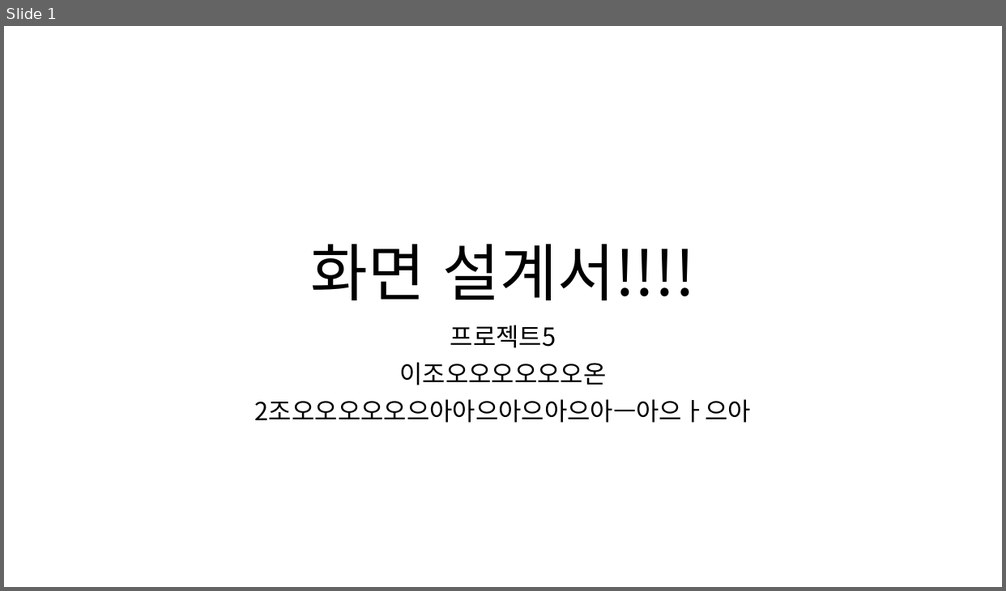
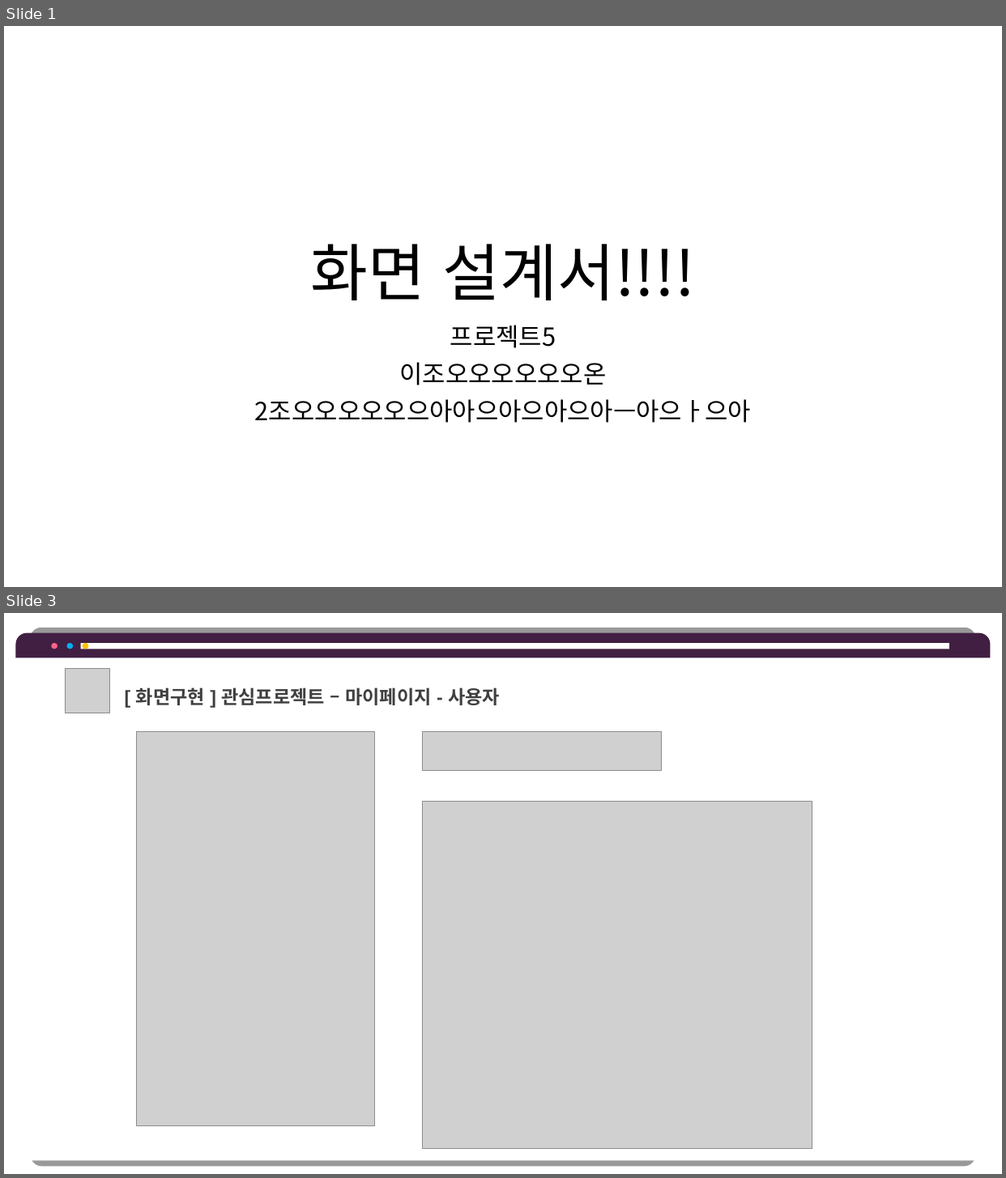
Before and after one commit to hhsw07/ezen-academy-projects, a slide deck: 0 발표용 파워포인트/0522 3차발표/0522 project06 - 파워포인트 - 서희.pptx. Shown one above the other, each under a label of ours: slide 1 before the commit, slides 1 and 3 after it; the slides between them are not shown. The pictures are 1006x591 and 1006x1178 pixels, drawn with LibreOffice and Linux fonts; fonts in the diff are those of the drawing; grey boxes stand for pictures. Boxes give left, top, right and bottom in pixels: in the first picture for what was removed or moved away, otherwise in the second. Text is boxed around its words. In the diff, an @@ line names an element or a change of style, - is before the commit and + after.

Commit message:
ddd

```diff
--- a/0 발표용 파워포인트/0522 3차발표/0522 project06 - 파워포인트 - 서희.pptx
+++ b/0 발표용 파워포인트/0522 3차발표/0522 project06 - 파워포인트 - 서희.pptx
@@ slide 3 added at <box>4,613,1002,1174</box>, background #FFFFFF @@
@@ round same rect added at <box>16,633,991,658</box>, fill #411F42 @@
@@ round same rect added at <box>16,658,991,1161</box>, fill #FFFFFF @@
@@ ellipse added at <box>51,643,57,649</box>, fill #FF6189 @@
@@ ellipse added at <box>67,643,73,649</box>, fill #00B0F0 @@
@@ rectangle added at <box>80,643,949,649</box>, fill #FFFFFF @@
@@ ellipse added at <box>83,643,88,649</box>, fill #FFC000 @@
@@ picture added at <box>66,669,109,713</box> @@
@@ text added at <box>136,688,500,705</box>, 18 pt, text #404040, bold @@
+[ 화면구현 ] 관심프로젝트 – 마이페이지 - 사용자
@@ picture added at <box>137,732,374,1126</box> @@
@@ picture added at <box>423,732,661,770</box> @@
@@ picture added at <box>423,802,812,1149</box> @@
```
Also in this commit, not shown: 1 other slide added.
